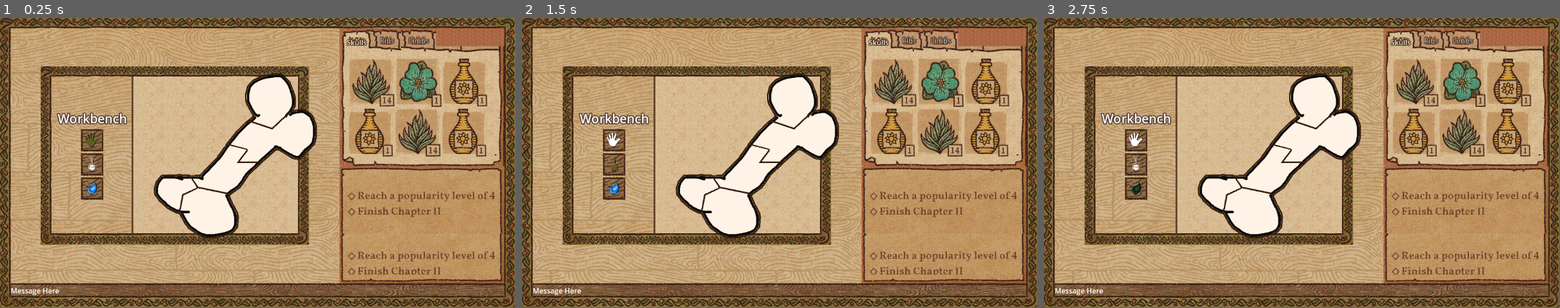
Above: before the commit, frames 1-3 (left to right).
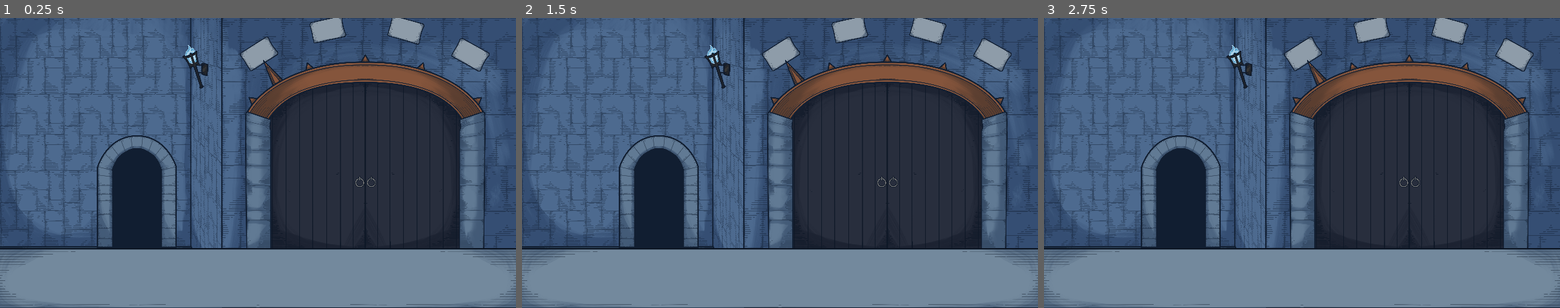
Above: after the commit, the same moments.

Repository: MarianoGnu/DrBones
Game: Godot game, scene res://playground/test.tscn
Same seed, same stepped clock (60 frames per second), same inputs: the game is played once before the commit and once after it.
Inputs (mouse positions are in pixels of both pictures, inside the frame that each line leads up to):
- Up to frame 1 (0.25 s): no input
- Up to frame 2 (1.5 s): click (614, 139) at 0.52 s; click (614, 165) at 1.27 s
- Up to frame 3 (2.75 s): click (1136, 189) at 2.02 s
In our replay, the window is 799x449 before the commit and 800x450 after it. These sizes can differ from the game's own. Grey fills any space a smaller window leaves; there, only what the larger window draws over its background counts as a difference.

The runs differ from the first frame. In frame 1, 100% of the frame differs, in the area x 0-100%, y 0-100%; in frame 2, 100%; in frame 3, 100%.

Commit message:
New Main Scene

Diff:
--- a/project/playground/test.tscn
+++ b/project/playground/test.tscn
@@ -1,19 +1,25 @@
-[gd_scene load_steps=6 format=3 uid="uid://bxuyig65r05md"]
+[gd_scene load_steps=16 format=3 uid="uid://bxuyig65r05md"]
 
 [ext_resource type="PackedScene" uid="uid://duk75biqtqgu6" path="res://workbench.tscn" id="1_bjsc8"]
-[ext_resource type="Texture2D" uid="uid://bijy207w7he2p" path="res://playground/Potion-Craft-shop-screenshot.jpg" id="1_k38vh"]
-
-[sub_resource type="AtlasTexture" id="AtlasTexture_7b0cd"]
-atlas = ExtResource("1_k38vh")
-region = Rect2(1637, 400, 102, 102)
-
-[sub_resource type="AtlasTexture" id="AtlasTexture_0dqss"]
-atlas = ExtResource("1_k38vh")
-region = Rect2(1747, 402, 101, 99)
-
-[sub_resource type="AtlasTexture" id="AtlasTexture_yuc6p"]
-atlas = ExtResource("1_k38vh")
-region = Rect2(1750, 750, 99, 108)
+[ext_resource type="Texture2D" uid="uid://d17uh8uvlq66f" path="res://playground/Fondo Assets/Floor.PNG" id="1_gf4a2"]
+[ext_resource type="Texture2D" uid="uid://bcvnlafqrq2vn" path="res://playground/Fondo Assets/Walls.PNG" id="1_nplp3"]
+[ext_resource type="Texture2D" uid="uid://t4vwrw4sbjl4" path="res://playground/Fondo Assets/Fondo Puerta.PNG" id="3_waht3"]
+[ext_resource type="Texture2D" uid="uid://b03wiqsp1dgf3" path="res://playground/Fondo Assets/Puerta.PNG" id="4_v6pge"]
+[ext_resource type="Texture2D" uid="uid://4p5bu8ebblcn" path="res://playground/Fondo Assets/Marco de puerta.PNG" id="5_dtfvu"]
+[ext_resource type="Texture2D" uid="uid://dx5auppo5i70b" path="res://playground/Fondo Assets/Marco Selector.PNG" id="6_2f6m0"]
+[ext_resource type="Texture2D" uid="uid://0smyq1g3yb30" path="res://playground/Fondo Assets/Placa.PNG" id="7_438th"]
+[ext_resource type="Texture2D" uid="uid://bbdpjroaqswhd" path="res://playground/Fondo Assets/Pua Selectora.PNG" id="8_gtfkd"]
+[ext_resource type="Texture2D" uid="uid://cbkwus00i5eso" path="res://playground/Fondo Assets/Back Entrance.PNG" id="9_2xey2"]
+[ext_resource type="Texture2D" uid="uid://74kvaae7n2t2" path="res://playground/Fondo Assets/Fondo Entrada de atras.PNG" id="10_w47f7"]
+[ext_resource type="Texture2D" uid="uid://cqshxwsh48ow" path="res://playground/Fondo Assets/Antorcha.PNG" id="11_2h3xr"]
+[ext_resource type="Texture2D" uid="uid://dnnrv1fj1tq0g" path="res://playground/Fondo Assets/Fuego.PNG" id="12_3nujt"]
+[ext_resource type="Texture2D" uid="uid://bdod3f57cqmhj" path="res://playground/Fondo Assets/Table.PNG" id="13_lo7bc"]
+
+[sub_resource type="Curve2D" id="Curve2D_j21v8"]
+_data = {
+"points": PackedVector2Array(-41.0368, 26.3337, 41.0368, -26.3337, 986.8, 202.4, -69.2957, 18.8988, 69.2957, -18.8988, 1072.8, 170.4, -71.8155, -1.25992, 71.8155, 1.25992, 1180.8, 159.4, -74.3353, -22.6786, 74.3353, 22.6786, 1281.8, 168.4, -41.7998, -23.026, 41.7998, 23.026, 1376.8, 207.4)
+}
+point_count = 5
 
 [node name="Test" type="Control"]
 layout_mode = 3
@@ -23,112 +29,205 @@
 grow_horizontal = 2
 grow_vertical = 2
 
-[node name="PanelContainer" type="PanelContainer" parent="."]
+[node name="Floor" type="TextureRect" parent="."]
 layout_mode = 1
 anchors_preset = 15
 anchor_right = 1.0
 anchor_bottom = 1.0
 grow_horizontal = 2
 grow_vertical = 2
+texture = ExtResource("1_gf4a2")
+expand_mode = 1
+
+[node name="Walls" type="TextureRect" parent="Floor"]
+layout_mode = 1
+anchors_preset = 15
+anchor_right = 1.0
+anchor_bottom = 1.0
+grow_horizontal = 2
+grow_vertical = 2
 theme_type_variation = &"MainPanel"
-
-[node name="VBoxContainer" type="VBoxContainer" parent="PanelContainer"]
-layout_mode = 2
-theme_override_constants/separation = 0
-
-[node name="HBoxContainer" type="HBoxContainer" parent="PanelContainer/VBoxContainer"]
-layout_mode = 2
-size_flags_vertical = 3
-theme_override_constants/separation = 0
-
-[node name="PanelContainer" type="PanelContainer" parent="PanelContainer/VBoxContainer/HBoxContainer"]
-layout_mode = 2
-size_flags_horizontal = 3
-size_flags_stretch_ratio = 2.0
-theme_type_variation = &"ScenePanel"
-
-[node name="Workbench" parent="PanelContainer/VBoxContainer/HBoxContainer/PanelContainer" instance=ExtResource("1_bjsc8")]
-layout_mode = 2
-
-[node name="VBoxContainer" type="VBoxContainer" parent="PanelContainer/VBoxContainer/HBoxContainer"]
-layout_mode = 2
-size_flags_horizontal = 3
-theme_override_constants/separation = 0
-
-[node name="PanelContainer" type="PanelContainer" parent="PanelContainer/VBoxContainer/HBoxContainer/VBoxContainer"]
-layout_mode = 2
-size_flags_vertical = 3
-theme_type_variation = &"PanelLight"
-
-[node name="TabContainer" type="TabContainer" parent="PanelContainer/VBoxContainer/HBoxContainer/VBoxContainer/PanelContainer"]
-layout_mode = 2
-size_flags_vertical = 3
-
-[node name="Skulls" type="HFlowContainer" parent="PanelContainer/VBoxContainer/HBoxContainer/VBoxContainer/PanelContainer/TabContainer"]
-layout_mode = 2
-
-[node name="TextureRect" type="TextureRect" parent="PanelContainer/VBoxContainer/HBoxContainer/VBoxContainer/PanelContainer/TabContainer/Skulls"]
-layout_mode = 2
-texture = SubResource("AtlasTexture_7b0cd")
-
-[node name="TextureRect2" type="TextureRect" parent="PanelContainer/VBoxContainer/HBoxContainer/VBoxContainer/PanelContainer/TabContainer/Skulls"]
-layout_mode = 2
-texture = SubResource("AtlasTexture_0dqss")
-
-[node name="TextureRect3" type="TextureRect" parent="PanelContainer/VBoxContainer/HBoxContainer/VBoxContainer/PanelContainer/TabContainer/Skulls"]
-layout_mode = 2
-texture = SubResource("AtlasTexture_yuc6p")
-
-[node name="TextureRect4" type="TextureRect" parent="PanelContainer/VBoxContainer/HBoxContainer/VBoxContainer/PanelContainer/TabContainer/Skulls"]
-layout_mode = 2
-texture = SubResource("AtlasTexture_yuc6p")
-
-[node name="TextureRect5" type="TextureRect" parent="PanelContainer/VBoxContainer/HBoxContainer/VBoxContainer/PanelContainer/TabContainer/Skulls"]
-layout_mode = 2
-texture = SubResource("AtlasTexture_7b0cd")
-
-[node name="TextureRect6" type="TextureRect" parent="PanelContainer/VBoxContainer/HBoxContainer/VBoxContainer/PanelContainer/TabContainer/Skulls"]
-layout_mode = 2
-texture = SubResource("AtlasTexture_yuc6p")
-
-[node name="Ribs" type="HFlowContainer" parent="PanelContainer/VBoxContainer/HBoxContainer/VBoxContainer/PanelContainer/TabContainer"]
+texture = ExtResource("1_nplp3")
+expand_mode = 1
+
+[node name="FondoPuerta" type="TextureRect" parent="Floor/Walls"]
+layout_mode = 1
+anchors_preset = -1
+anchor_left = 0.520833
+anchor_top = 0.214815
+anchor_right = 0.898438
+anchor_bottom = 0.798148
+offset_left = 6.10352e-05
+texture = ExtResource("3_waht3")
+expand_mode = 1
+stretch_mode = 4
+metadata/_edit_use_anchors_ = true
+
+[node name="PuertaL" type="TextureRect" parent="Floor/Walls/FondoPuerta"]
+layout_mode = 1
+anchors_preset = -1
+anchor_left = -0.0110345
+anchor_right = 0.503448
+anchor_bottom = 1.0
+grow_horizontal = 0
+grow_vertical = 2
+pivot_offset = Vector2(3, 315)
+texture = ExtResource("4_v6pge")
+expand_mode = 1
+flip_h = true
+metadata/_edit_use_anchors_ = true
+
+[node name="PuertaR" type="TextureRect" parent="Floor/Walls/FondoPuerta"]
+layout_mode = 1
+anchors_preset = -1
+anchor_left = 0.485517
+anchor_right = 1.0
+anchor_bottom = 1.0
+grow_horizontal = 0
+grow_vertical = 2
+pivot_offset = Vector2(360, 625)
+texture = ExtResource("4_v6pge")
+expand_mode = 1
+stretch_mode = 5
+metadata/_edit_use_anchors_ = true
+
+[node name="MarcoDePuerta" type="TextureRect" parent="Floor/Walls/FondoPuerta"]
+layout_mode = 1
+anchors_preset = -1
+anchor_left = -0.121379
+anchor_top = 0.18254
+anchor_right = 1.11448
+anchor_bottom = 1.00317
+offset_bottom = -6.10352e-05
+texture = ExtResource("5_dtfvu")
+expand_mode = 1
+stretch_mode = 4
+metadata/_edit_use_anchors_ = true
+
+[node name="MarcoSelector" type="TextureRect" parent="Floor/Walls/FondoPuerta/MarcoDePuerta"]
+show_behind_parent = true
+layout_mode = 1
+anchors_preset = -1
+anchor_top = -0.408124
+anchor_right = 1.0
+anchor_bottom = 0.10058
+grow_horizontal = 2
+texture = ExtResource("6_2f6m0")
+expand_mode = 1
+stretch_mode = 4
+metadata/_edit_use_anchors_ = true
+
+[node name="Path2D" type="Path2D" parent="Floor/Walls/FondoPuerta/MarcoDePuerta/MarcoSelector"]
+show_behind_parent = true
+position = Vector2(-912, -136)
+curve = SubResource("Curve2D_j21v8")
+
+[node name="Sign1" type="PathFollow2D" parent="Floor/Walls/FondoPuerta/MarcoDePuerta/MarcoSelector/Path2D"]
+position = Vector2(986.8, 202.4)
+rotation = -0.570525
+
+[node name="Placa" type="Sprite2D" parent="Floor/Walls/FondoPuerta/MarcoDePuerta/MarcoSelector/Path2D/Sign1"]
+position = Vector2(0, -80)
+scale = Vector2(0.25, 0.25)
+texture = ExtResource("7_438th")
+
+[node name="Sign2" type="PathFollow2D" parent="Floor/Walls/FondoPuerta/MarcoDePuerta/MarcoSelector/Path2D"]
+position = Vector2(1114.63, 159.101)
+rotation = -0.223097
+progress = 136.196
+
+[node name="Placa" type="Sprite2D" parent="Floor/Walls/FondoPuerta/MarcoDePuerta/MarcoSelector/Path2D/Sign2"]
+position = Vector2(0, -80)
+scale = Vector2(0.25, 0.25)
+texture = ExtResource("7_438th")
+
+[node name="Sign3" type="PathFollow2D" parent="Floor/Walls/FondoPuerta/MarcoDePuerta/MarcoSelector/Path2D"]
+position = Vector2(1250.08, 158.994)
+rotation = 0.266491
+progress = 272.391
+
+[node name="Placa" type="Sprite2D" parent="Floor/Walls/FondoPuerta/MarcoDePuerta/MarcoSelector/Path2D/Sign3"]
+position = Vector2(0, -80)
+scale = Vector2(0.25, 0.25)
+texture = ExtResource("7_438th")
+
+[node name="Sign4" type="PathFollow2D" parent="Floor/Walls/FondoPuerta/MarcoDePuerta/MarcoSelector/Path2D"]
+position = Vector2(1376.8, 207.4)
+rotation = 0.503506
+progress = 408.628
+
+[node name="Placa" type="Sprite2D" parent="Floor/Walls/FondoPuerta/MarcoDePuerta/MarcoSelector/Path2D/Sign4"]
+position = Vector2(0, -80)
+scale = Vector2(0.25, 0.25)
+texture = ExtResource("7_438th")
+
+[node name="Selector" type="PathFollow2D" parent="Floor/Walls/FondoPuerta/MarcoDePuerta/MarcoSelector/Path2D"]
+position = Vector2(986.8, 202.4)
+rotation = -0.570525
+
+[node name="PuaSelectora" type="Sprite2D" parent="Floor/Walls/FondoPuerta/MarcoDePuerta/MarcoSelector/Path2D/Selector"]
+scale = Vector2(0.3, 0.3)
+texture = ExtResource("8_gtfkd")
+offset = Vector2(0, -104)
+
+[node name="BackEntrance" type="TextureRect" parent="Floor/Walls"]
+layout_mode = 1
+anchors_preset = -1
+anchor_left = 0.1875
+anchor_top = 0.404321
+anchor_right = 0.343229
+anchor_bottom = 0.795062
+texture = ExtResource("9_2xey2")
+expand_mode = 1
+stretch_mode = 5
+metadata/_edit_use_anchors_ = true
+
+[node name="FondoEntradaDeAtras" type="TextureRect" parent="Floor/Walls/BackEntrance"]
+layout_mode = 0
+anchor_left = 0.183946
+anchor_top = 0.111374
+anchor_right = 0.816054
+anchor_bottom = 0.99763
+texture = ExtResource("10_w47f7")
+expand_mode = 1
+metadata/_edit_use_anchors_ = true
+
+[node name="Antorcha" type="TextureRect" parent="Floor/Walls"]
+layout_mode = 0
+anchor_left = 0.352083
+anchor_top = 0.112963
+anchor_right = 0.404167
+anchor_bottom = 0.244444
+texture = ExtResource("11_2h3xr")
+expand_mode = 1
+stretch_mode = 5
+metadata/_edit_use_anchors_ = true
+
+[node name="Fuego" type="TextureRect" parent="Floor/Walls/Antorcha"]
+show_behind_parent = true
+layout_mode = 0
+anchor_left = 0.11
+anchor_top = -0.15493
+anchor_right = 0.59
+anchor_bottom = 0.34507
+texture = ExtResource("12_3nujt")
+expand_mode = 1
+stretch_mode = 5
+metadata/_edit_use_anchors_ = true
+
+[node name="Table" type="TextureRect" parent="Floor/Walls"]
+layout_mode = 1
+anchors_preset = -1
+anchor_top = 0.793519
+anchor_right = 1.0
+anchor_bottom = 1.0
+grow_horizontal = 2
+grow_vertical = 0
+texture = ExtResource("13_lo7bc")
+expand_mode = 1
+stretch_mode = 4
+metadata/_edit_use_anchors_ = true
+
+[node name="Workbench" parent="." instance=ExtResource("1_bjsc8")]
 visible = false
-layout_mode = 2
-theme_override_constants/h_separation = 0
-theme_override_constants/v_separation = 0
-
-[node name="TextureRect7" type="TextureRect" parent="PanelContainer/VBoxContainer/HBoxContainer/VBoxContainer/PanelContainer/TabContainer/Ribs"]
-layout_mode = 2
-texture = SubResource("AtlasTexture_yuc6p")
-
-[node name="TextureRect8" type="TextureRect" parent="PanelContainer/VBoxContainer/HBoxContainer/VBoxContainer/PanelContainer/TabContainer/Ribs"]
-layout_mode = 2
-texture = SubResource("AtlasTexture_7b0cd")
-
-[node name="Limbs" type="HFlowContainer" parent="PanelContainer/VBoxContainer/HBoxContainer/VBoxContainer/PanelContainer/TabContainer"]
-visible = false
-layout_mode = 2
-theme_override_constants/h_separation = 0
-theme_override_constants/v_separation = 0
-
-[node name="TextureRect7" type="TextureRect" parent="PanelContainer/VBoxContainer/HBoxContainer/VBoxContainer/PanelContainer/TabContainer/Limbs"]
-layout_mode = 2
-texture = SubResource("AtlasTexture_7b0cd")
-
-[node name="TextureRect8" type="TextureRect" parent="PanelContainer/VBoxContainer/HBoxContainer/VBoxContainer/PanelContainer/TabContainer/Limbs"]
-layout_mode = 2
-texture = SubResource("AtlasTexture_yuc6p")
-
-[node name="PanelContainer2" type="PanelContainer" parent="PanelContainer/VBoxContainer/HBoxContainer/VBoxContainer"]
-layout_mode = 2
-size_flags_horizontal = 3
-size_flags_vertical = 3
-theme_type_variation = &"SecondaryPanel"
-
-[node name="PanelContainer" type="PanelContainer" parent="PanelContainer/VBoxContainer"]
-layout_mode = 2
-theme_type_variation = &"FooterPanel"
-
-[node name="Label" type="Label" parent="PanelContainer/VBoxContainer/PanelContainer"]
-layout_mode = 2
-text = "Message Here"
+layout_mode = 1
--- a/project/project.godot
+++ b/project/project.godot
@@ -15,6 +15,11 @@
 config/features=PackedStringArray("4.1", "Forward Plus")
 config/icon="res://icon.svg"
 
+[display]
+
+window/size/mode=2
+window/stretch/mode="canvas_items"
+
 [gui]
 
 theme/custom="res://playground/theme.tres"
--- a/project/workbench.tscn
+++ b/project/workbench.tscn
@@ -19,7 +19,7 @@
 metadata/_edit_group_ = true
 
 [node name="PanelContainer" type="PanelContainer" parent="."]
-custom_minimum_size = Vector2(600, 400)
+custom_minimum_size = Vector2(1200, 700)
 layout_mode = 2
 theme_type_variation = &"MainPanel"
 
Binary file added: project/playground/Fondo Assets/Antorcha.PNG
Not shown, added: project/playground/Fondo Assets/Antorcha.PNG.import
Binary file added: project/playground/Fondo Assets/Back Entrance.PNG
Not shown, added: project/playground/Fondo Assets/Back Entrance.PNG.import
Binary file added: project/playground/Fondo Assets/Floor.PNG
Not shown, added: project/playground/Fondo Assets/Floor.PNG.import
Binary file added: project/playground/Fondo Assets/Fondo Entrada de atras.PNG
Not shown, added: project/playground/Fondo Assets/Fondo Entrada de atras.PNG.import
Binary file added: project/playground/Fondo Assets/Fondo Puerta.PNG
Not shown, added: project/playground/Fondo Assets/Fondo Puerta.PNG.import
Binary file added: project/playground/Fondo Assets/Fuego.PNG
Not shown, added: project/playground/Fondo Assets/Fuego.PNG.import
(and 14 more such lines)
